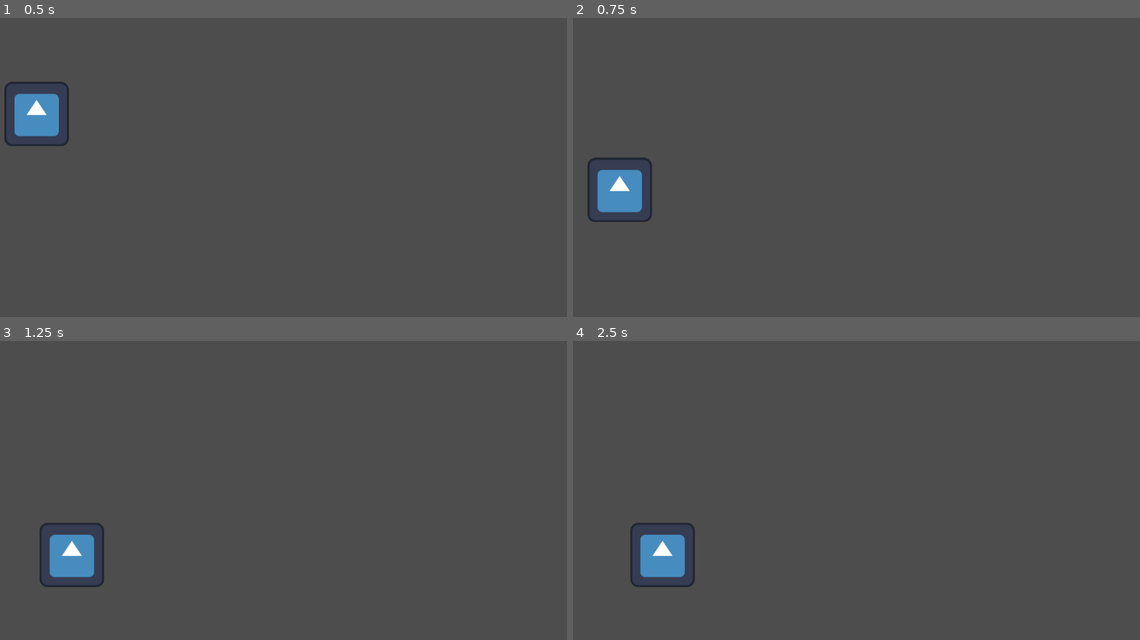
Above: before the commit, frames 1-4 (two rows, left to right).
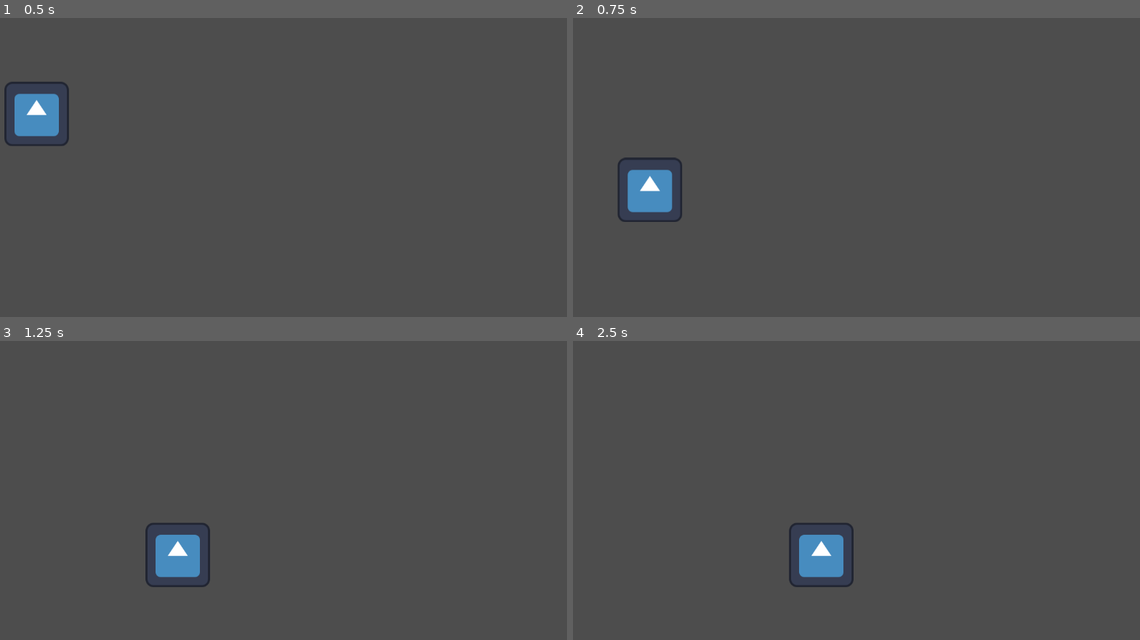
Above: after the commit, the same moments.

Repository: padastevefrancisking/programming_workshop_reference
Game: Godot game, scene res://Scene/Game.tscn
The game is run twice, just before and just after one commit, with the same random seed, the same clock (stepped at 60 frames per second) and the same inputs. The engine's default icon, where the game draws it, is replaced by a stand-in: a white triangle on a blue panel in a dark square.
Inputs (mouse positions are in pixels of both pictures, inside the frame that each line leads up to):
- Up to frame 1 (0.5 s): no input
- Up to frame 2 (0.75 s): tap Enter (ui_accept) at 0.5 s; move the mouse to (975, 149) at 0.52 s; press the mouse at (975, 149) at 0.53 s; hold Right (move_right) from 0.53 s (still down)
- Up to frame 3 (1.25 s): keep holding Right (move_right); tap Enter (ui_accept) at 0.77 s
- Up to frame 4 (2.5 s): move the mouse to (731, 505) at 1.27 s; release the mouse at (731, 505) at 1.28 s; click (731, 505) at 1.35 s; tap Enter (ui_accept) at 1.52 s; move the mouse to (907, 418) at 2.02 s; release Right (move_right) at 2.03 s; press the mouse at (907, 418) at 2.03 s; hold Left (move_left) from 2.03 s (still down)

Frame 1 is identical in both runs. In frame 2, 1.9% of the frame differs, in the area x 2-20%, y 46-69%; in frame 3, 2.8%; in frame 4, 2.9%, in the area x 10-50%, y 60-83%.

Commit message:
[ADD] Included Addtional Changes

Diff:
--- a/test/Scene/Game.tscn
+++ b/test/Scene/Game.tscn
@@ -19,7 +19,7 @@
 position = Vector2(100, 100)
 scale = Vector2(5, 5)
 script = ExtResource("2_ou18a")
-SPEED = 100.0
+SPEED = 400.0
 
 [node name="Sprite2D" type="Sprite2D" parent="Character"]
 scale = Vector2(0.2, 0.2)
--- a/test/Script/OnlineWorkshop/CharacterScriptWithMovement.gd
+++ b/test/Script/OnlineWorkshop/CharacterScriptWithMovement.gd
@@ -4,6 +4,9 @@
 @export var SPEED = 300.0
 @export var JUMP_VELOCITY = -400.0
 
+var has_double_jumped = false
+
+# Implement a double jump mechanic
 
 func _physics_process(delta: float) -> void:
 	if not is_on_floor():
